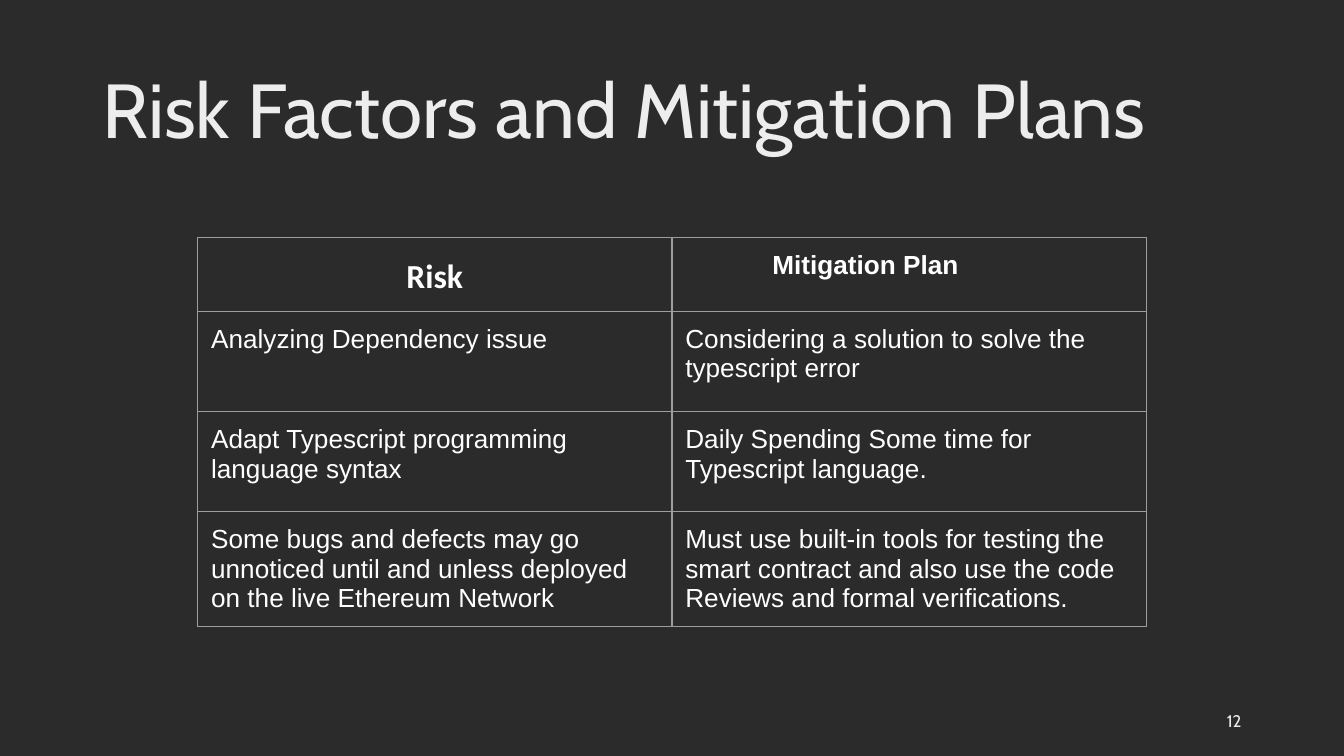
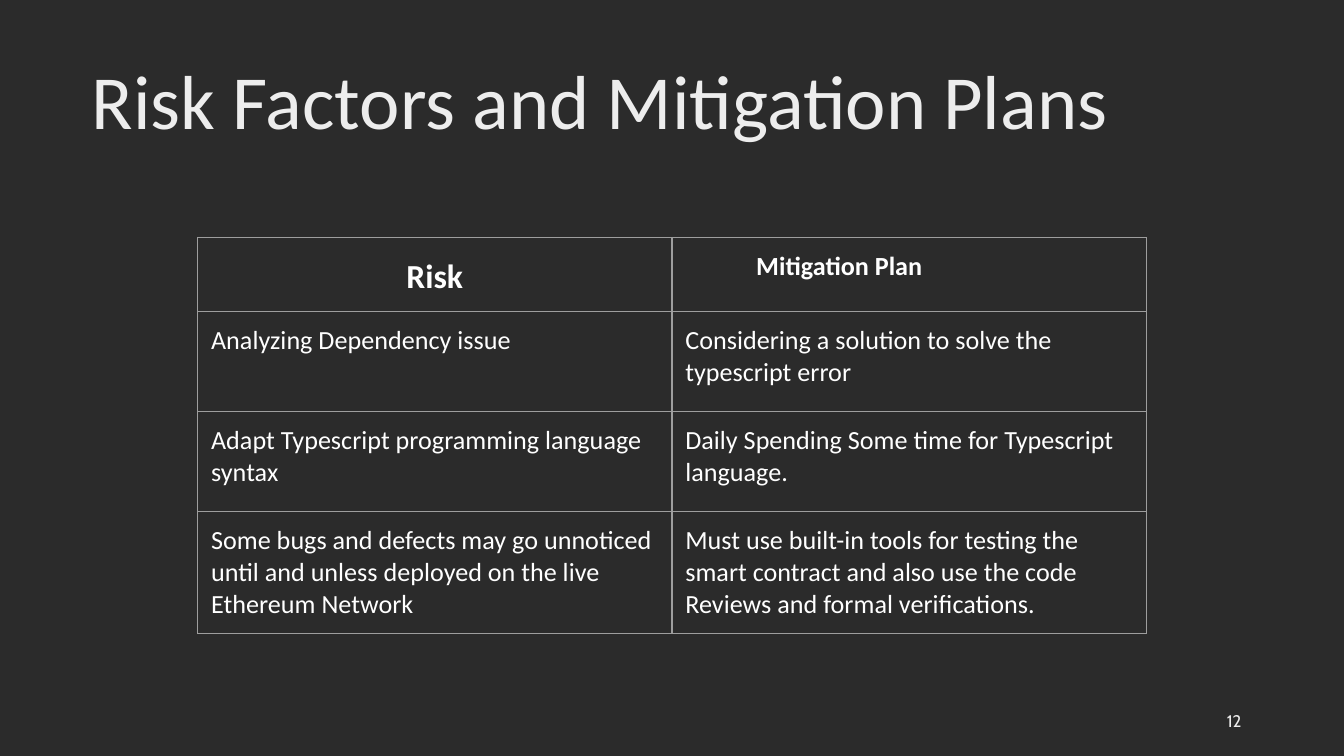
Before and after one commit to saicharan1248/CSE_6324_team_project, a slide deck: slide 12 of Iteration_1/iteration_1.pptx. Drawn at 1344x756 pixels with LibreOffice and Linux fonts; fonts in the diff are those of the drawing; background and template pictures are left out; a plain dark background stands for a picture behind light text. Boxes give left, top, right and bottom in pixels: in the first picture for what was removed or moved away, otherwise in the second. Text is boxed around its words. In the diff, an @@ line names an element or a change of style, - is before the commit and + after.

```diff
--- a/Iteration_1/iteration_1.pptx
+++ b/Iteration_1/iteration_1.pptx
@@ title "Risk Factors and Mitigation Plans": place and size @@
-title "Risk Factors and Mitigation Plans" at (102, 80, 1146, 154)
+title "Risk Factors and Mitigation Plans" at (92, 76, 1107, 142)
@@ title "Risk Factors and Mitigation Plans" at (92, 76, 1107, 142): font Cabin to Calibri @@
@@ table at (198, 238, 1146, 679) @@
@@ font Arial to Calibri @@
```
Also in this commit, not shown: 13 other slides changed.
